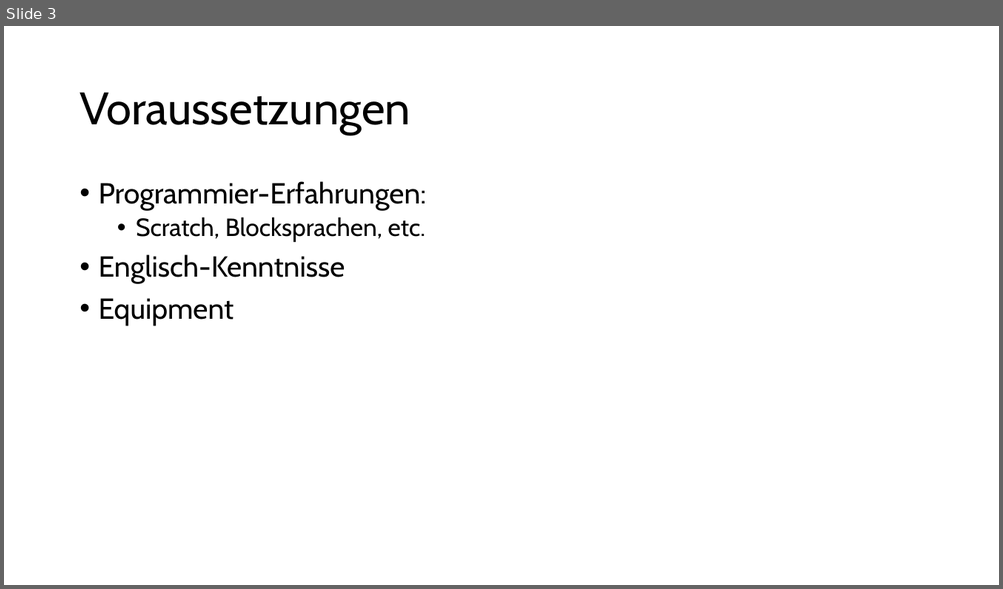
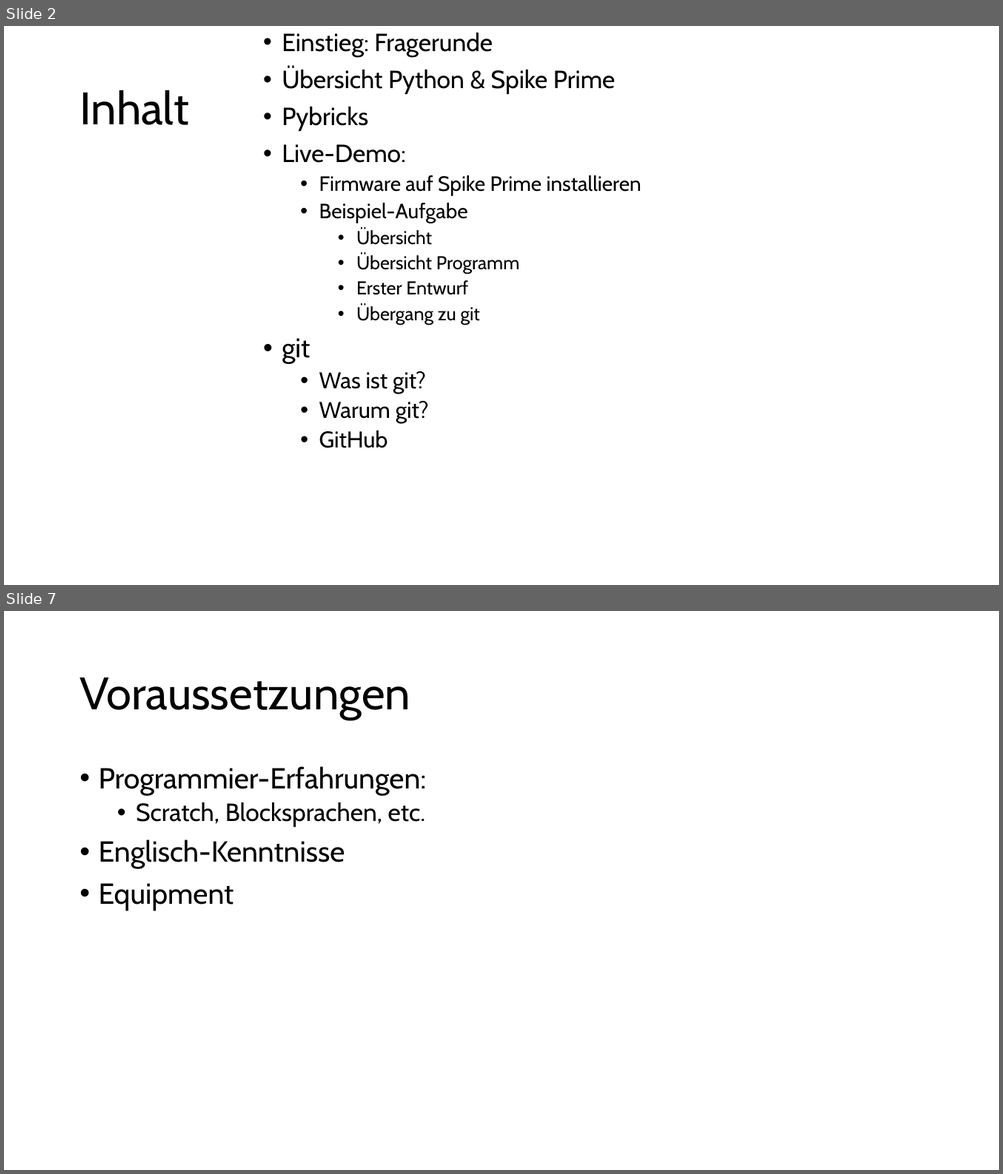
Before and after one commit to Mac-Lego-RMS/HoT_Meetup_2024, a slide deck: HoT-Meetup_2024_Pybricks.pptx. Shown one above the other, each under a label of ours: slide 3 before the commit, slides 2 and 7 after it; the slides between them are not shown. The pictures are 1003x589 and 1003x1174 pixels, drawn with LibreOffice and Linux fonts; fonts in the diff are those of the drawing. Boxes give left, top, right and bottom in pixels: in the first picture for what was removed or moved away, otherwise in the second. Text is boxed around its words. In the diff, an @@ line names an element or a change of style, - is before the commit and + after.

```diff
--- a/HoT-Meetup_2024_Pybricks.pptx
+++ b/HoT-Meetup_2024_Pybricks.pptx
@@ slide 2 added at box(4, 26, 999, 585), background #FFFFFF @@
@@ text added at box(282, 32, 641, 449), 24 pt, text #000000 @@
+• Einstieg: Fragerunde
+• Übersicht Python & Spike Prime
+• Pybricks
+• Live-Demo:
+  • Firmware auf Spike Prime installieren
+  • Beispiel-Aufgabe
+    • Übersicht
+    • Übersicht Programm
+    • Erster Entwurf
+    • Übergang zu git
+• git
+  • Was ist git?
+  • Warum git?
+  • GitHub
@@ title added at box(79, 90, 189, 125), 44 pt, text #000000 @@
+Inhalt
@@ what was slide 3 is now slide 7 @@
```
Also in this commit, not shown: 3 slides changed, 15 other slides added.
